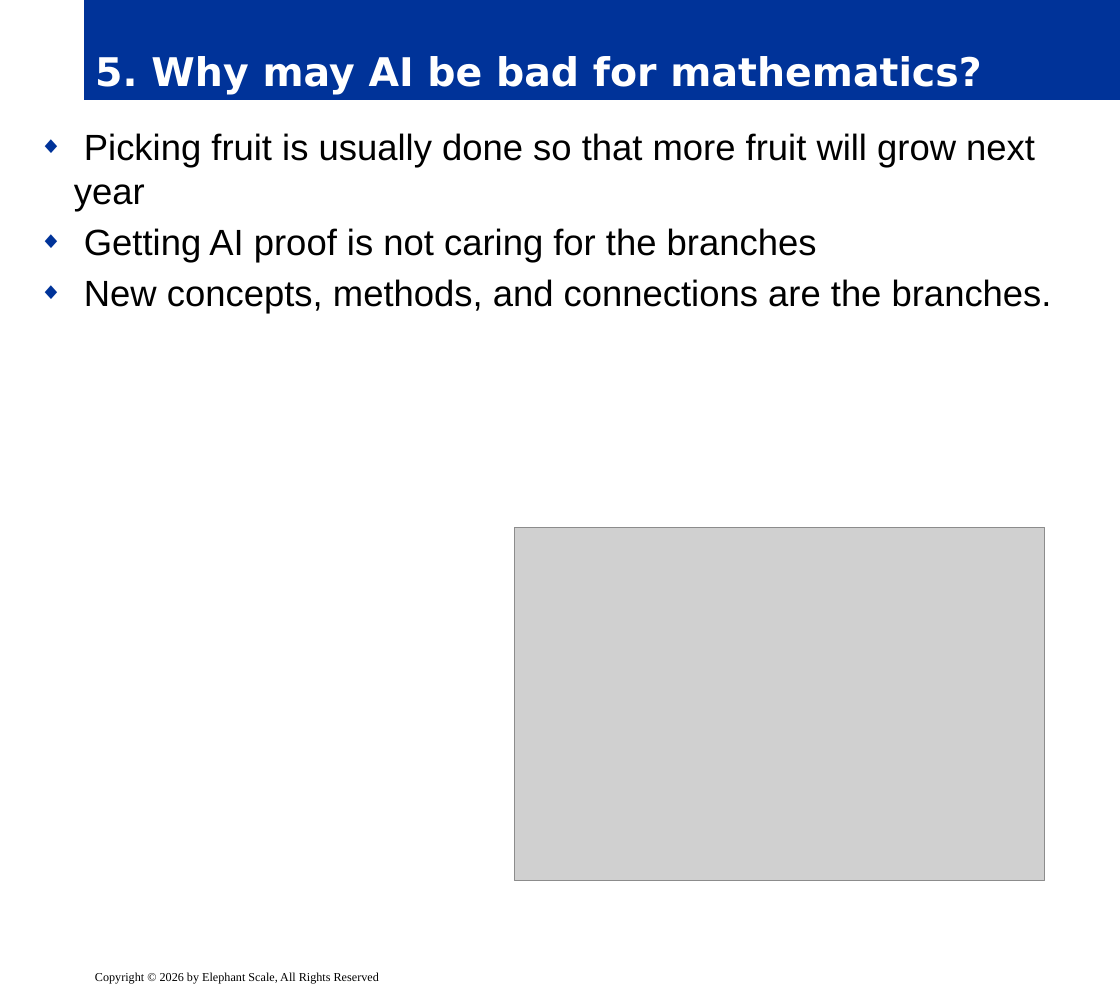
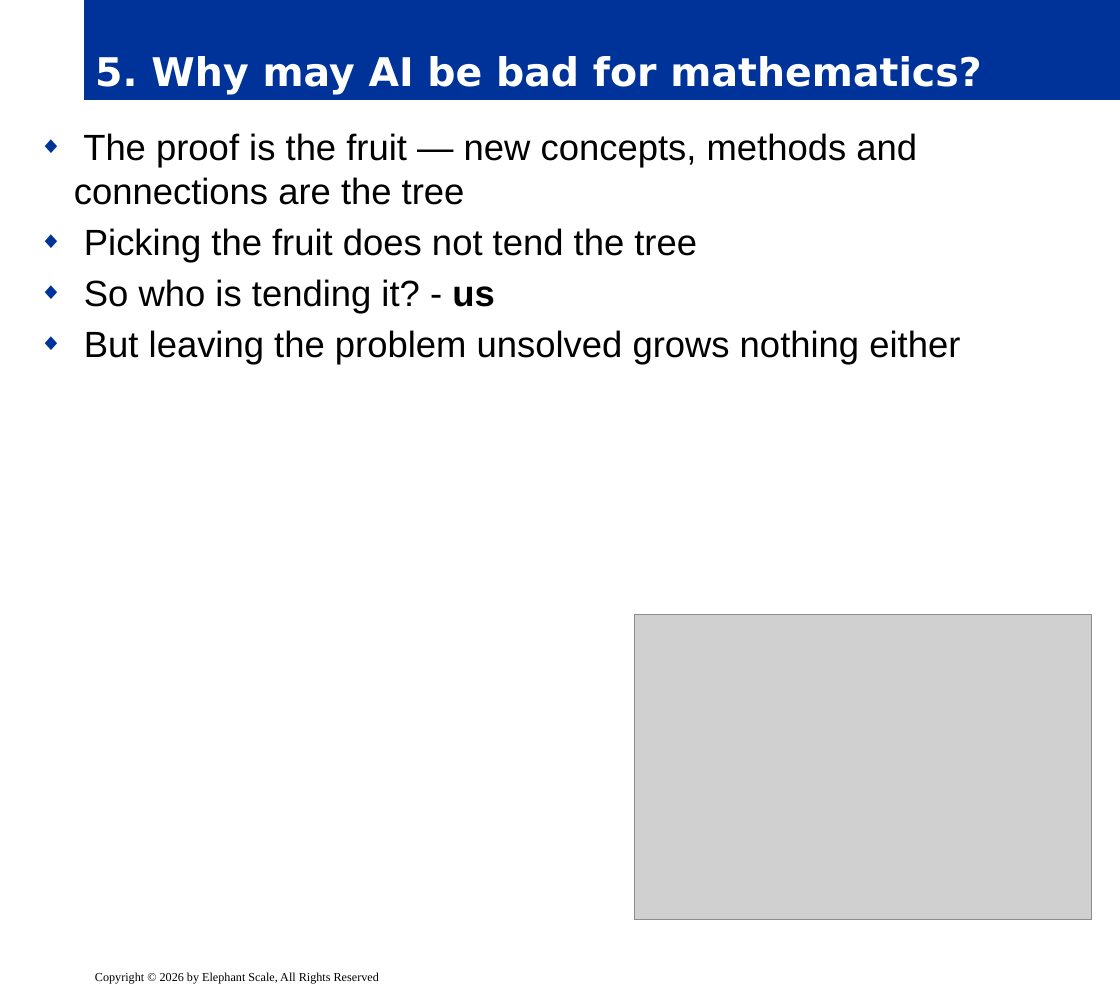
Before and after one commit to elephantscale/OpenAI-labs, a slide deck: slide 7 of 120-eight-questions-on-math-and-AI/slides/release/01__intro.pptx. Drawn at 1120x992 pixels with LibreOffice and Linux fonts; fonts in the diff are those of the drawing; grey boxes stand for pictures; background and template pictures are left out. Boxes give left, top, right and bottom in pixels: in the first picture for what was removed or moved away, otherwise in the second. Text is boxed around its words. In the diff, an @@ line names an element or a change of style, - is before the commit and + after.

```diff
--- a/120-eight-questions-on-math-and-AI/slides/release/01__intro.pptx
+++ b/120-eight-questions-on-math-and-AI/slides/release/01__intro.pptx
@@ text at box(74, 133, 960, 365): text changed @@
-◆ Picking fruit is usually done so that more fruit will grow next year
-◆ Getting AI proof is not caring for the branches
-◆ New concepts, methods, and connections are the branches.
+◆ The proof is the fruit — new concepts, methods and connections are the tree
+◆ Picking the fruit does not tend the tree
+◆ So who is tending it? - us
+◆ But leaving the problem unsolved grows nothing either
@@ picture: place and size @@
-picture at box(515, 527, 1046, 881)
+picture at box(634, 614, 1092, 919)
```
Also in this commit, not shown: 7 other slides changed, 1 other file.
